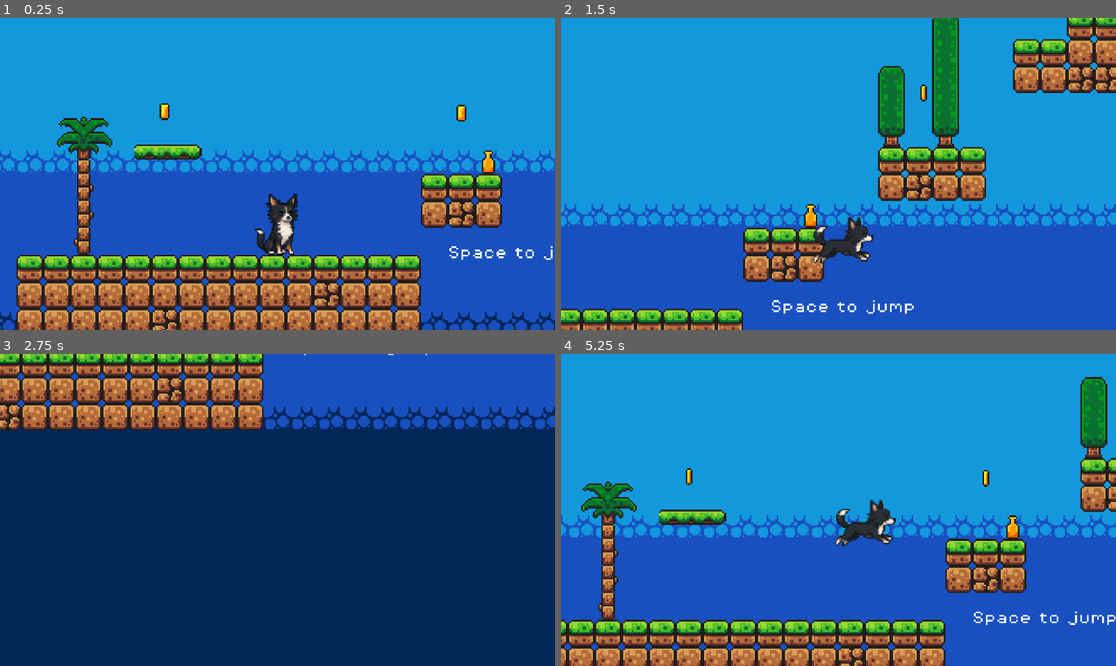
Above: before the commit, frames 1-4 (two rows, left to right).
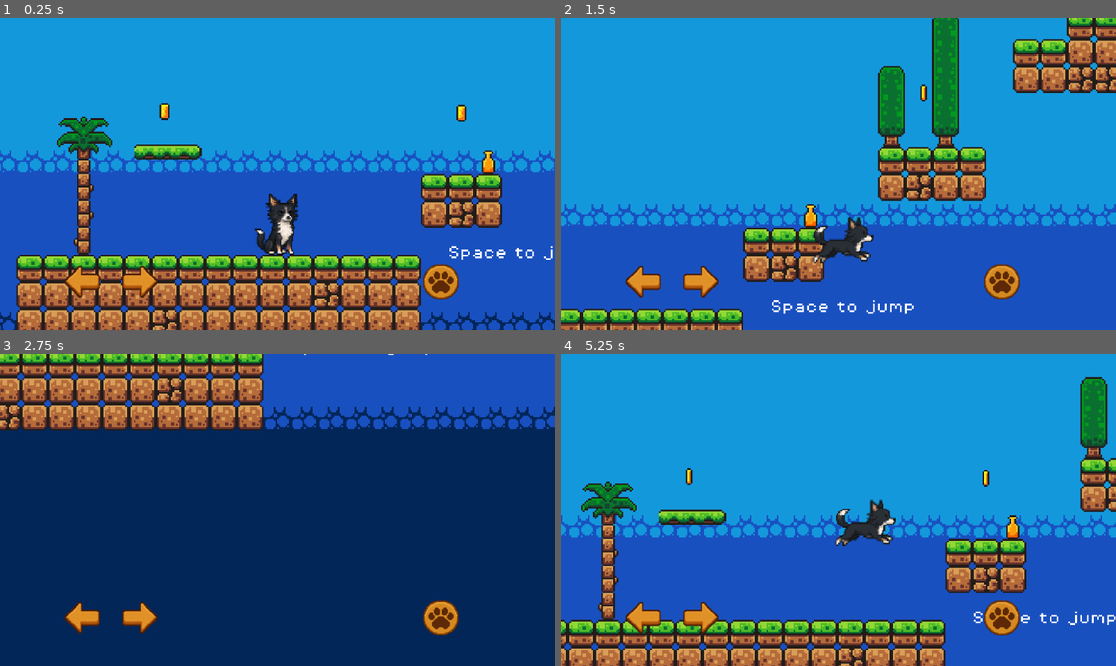
Above: after the commit, the same moments.

Repository: jvieirar/godot-basic-tuto
Game: Godot game, scene res://scenes/game.tscn
Same seed, same stepped clock (60 frames per second), same inputs: the game is played once before the commit and once after it.
Inputs (mouse positions are in pixels of both pictures, inside the frame that each line leads up to):
- Up to frame 1 (0.25 s): no input
- Up to frame 2 (1.5 s): move the mouse to (960, 158) at 0.52 s; hold Right (move_right) 0.53-1.25 s; tap Space (jump) at 0.6, 0.77, 1.07 s; click (960, 158) at 0.67 s; drag from (727, 189) to (960, 127) at 1.27 s
- Up to frame 3 (2.75 s): move the mouse to (333, 441) at 2.02 s; hold Left (move_left) from 2.03 s (still down); tap Space (jump) at 2.1 s; click (333, 441) at 2.17 s
- Up to frame 4 (5.25 s): release Left (move_left) at 2.75 s; drag from (810, 572) to (672, 463) at 2.77 s; move the mouse to (1005, 556) at 3.52 s; hold Right (move_right) 3.53-4.25 s; tap Space (jump) at 3.6, 3.77, 4.07, 5.1 s; click (1005, 556) at 3.67 s; drag from (672, 463) to (1054, 603) at 4.27 s; move the mouse to (866, 510) at 5.02 s; hold Right (move_right) from 5.03 s (still down); click (866, 510) at 5.17 s

The runs differ from the first frame. In frame 1, 1.3% of the frame differs, in the area x 11-83%, y 78-91%; in frame 2, 1.4%; in frame 3, 1.3%; in frame 4, 1.4%.

Commit message:
touch controls test

Diff:
--- a/project.godot
+++ b/project.godot
@@ -18,6 +18,10 @@
 [autoload]
 
 Music="*res://scenes/music.tscn"
+
+[editor_plugins]
+
+enabled=PackedStringArray("res://addons/virtual_joystick/plugin.cfg")
 
 [input]
 
@@ -41,6 +45,11 @@
 ]
 }
 
+[input_devices]
+
+pointing/emulate_touch_from_mouse=true
+pointing/emulate_mouse_from_touch=false
+
 [physics]
 
 common/physics_interpolation=true
--- a/scenes/coin.tscn
+++ b/scenes/coin.tscn
@@ -98,6 +98,45 @@
 
 [sub_resource type="CircleShape2D" id="CircleShape2D_ssuvv"]
 radius = 7.0
+
+[sub_resource type="Animation" id="Animation_d14el"]
+length = 0.001
+tracks/0/type = "value"
+tracks/0/imported = false
+tracks/0/enabled = true
+tracks/0/path = NodePath("AnimatedSprite2D:visible")
+tracks/0/interp = 1
+tracks/0/loop_wrap = true
+tracks/0/keys = {
+"times": PackedFloat32Array(0),
+"transitions": PackedFloat32Array(1),
+"update": 1,
+"values": [true]
+}
+tracks/1/type = "value"
+tracks/1/imported = false
+tracks/1/enabled = true
+tracks/1/path = NodePath("CollisionShape2D:disabled")
+tracks/1/interp = 1
+tracks/1/loop_wrap = true
+tracks/1/keys = {
+"times": PackedFloat32Array(0),
+"transitions": PackedFloat32Array(1),
+"update": 1,
+"values": [false]
+}
+tracks/2/type = "value"
+tracks/2/imported = false
+tracks/2/enabled = true
+tracks/2/path = NodePath("SoundPickup:playing")
+tracks/2/interp = 1
+tracks/2/loop_wrap = true
+tracks/2/keys = {
+"times": PackedFloat32Array(0),
+"transitions": PackedFloat32Array(1),
+"update": 1,
+"values": [false]
+}
 
 [sub_resource type="Animation" id="Animation_11l1o"]
 resource_name = "pickup"
@@ -152,45 +191,6 @@
 }]
 }
 
-[sub_resource type="Animation" id="Animation_d14el"]
-length = 0.001
-tracks/0/type = "value"
-tracks/0/imported = false
-tracks/0/enabled = true
-tracks/0/path = NodePath("AnimatedSprite2D:visible")
-tracks/0/interp = 1
-tracks/0/loop_wrap = true
-tracks/0/keys = {
-"times": PackedFloat32Array(0),
-"transitions": PackedFloat32Array(1),
-"update": 1,
-"values": [true]
-}
-tracks/1/type = "value"
-tracks/1/imported = false
-tracks/1/enabled = true
-tracks/1/path = NodePath("CollisionShape2D:disabled")
-tracks/1/interp = 1
-tracks/1/loop_wrap = true
-tracks/1/keys = {
-"times": PackedFloat32Array(0),
-"transitions": PackedFloat32Array(1),
-"update": 1,
-"values": [false]
-}
-tracks/2/type = "value"
-tracks/2/imported = false
-tracks/2/enabled = true
-tracks/2/path = NodePath("SoundPickup:playing")
-tracks/2/interp = 1
-tracks/2/loop_wrap = true
-tracks/2/keys = {
-"times": PackedFloat32Array(0),
-"transitions": PackedFloat32Array(1),
-"update": 1,
-"values": [false]
-}
-
 [sub_resource type="AnimationLibrary" id="AnimationLibrary_1ikuy"]
 _data = {
 &"RESET": SubResource("Animation_d14el"),
--- a/scenes/game.tscn
+++ b/scenes/game.tscn
@@ -9,6 +9,7 @@
 [ext_resource type="PackedScene" uid="uid://4xq1jcoo8cgp" path="res://scenes/enemy_slime.tscn" id="6_p57ef"]
 [ext_resource type="FontFile" uid="uid://btfqg87dnlw4l" path="res://assents/fonts/PixelOperator8.ttf" id="7_u5sy4"]
 [ext_resource type="FontFile" uid="uid://vfa0umqilg2" path="res://assents/fonts/PixelOperator8-Bold.ttf" id="9_0tnpc"]
+[ext_resource type="PackedScene" uid="uid://ocadb3abtapj" path="res://scenes/touch_controls.tscn" id="10_vtaks"]
 
 [sub_resource type="TileSetAtlasSource" id="TileSetAtlasSource_iywne"]
 texture = ExtResource("2_yqjtg")
@@ -526,3 +527,14 @@
 text = "You made it!
 "
 horizontal_alignment = 1
+
+[node name="Controls" type="Node" parent="."]
+
+[node name="Control" type="Control" parent="Controls"]
+z_index = 10
+layout_mode = 3
+anchors_preset = 0
+offset_right = 40.0
+offset_bottom = 40.0
+
+[node name="TouchControls" parent="Controls/Control" instance=ExtResource("10_vtaks")]
--- /dev/null
+++ b/scenes/touch_controls.tscn
@@ -0,0 +1,24 @@
+[gd_scene load_steps=4 format=3 uid="uid://ocadb3abtapj"]
+
+[ext_resource type="Texture2D" uid="uid://bxfb800nf40s2" path="res://assents/sprites/arrow_left.png" id="1_6e4pk"]
+[ext_resource type="Texture2D" uid="uid://cgx1q0y5grekk" path="res://assents/sprites/arrow_right.png" id="2_notdv"]
+[ext_resource type="Texture2D" uid="uid://b3hrrp762g74" path="res://assents/sprites/jump_icon.png" id="3_c1tq5"]
+
+[node name="TouchControls" type="CanvasLayer"]
+
+[node name="ButtonLeft" type="TouchScreenButton" parent="."]
+position = Vector2(123, 500)
+texture_normal = ExtResource("1_6e4pk")
+action = "move_left"
+
+[node name="ButtonRight" type="TouchScreenButton" parent="."]
+position = Vector2(242, 500)
+texture_normal = ExtResource("2_notdv")
+action = "move_right"
+
+[node name="ButtonJump" type="TouchScreenButton" parent="."]
+position = Vector2(867, 500)
+texture_normal = ExtResource("3_c1tq5")
+action = "jump"
+
+[node name="ButtonAction" type="TouchScreenButton" parent="."]
Not shown, added: addons/virtual_joystick/plugin.cfg
Not shown, added: addons/virtual_joystick/previews/CoverPreview.svg
Not shown, added: addons/virtual_joystick/previews/CoverPreview.svg.import
Not shown, added: addons/virtual_joystick/previews/Logo.svg
Not shown, added: addons/virtual_joystick/previews/Logo.svg.import
Binary file added: addons/virtual_joystick/previews/ShowcasePreview.png
Not shown, added: addons/virtual_joystick/previews/ShowcasePreview.png.import
Binary file added: addons/virtual_joystick/previews/joystick_icon.png
Not shown, added: addons/virtual_joystick/previews/joystick_icon.png.import
Not shown, added: addons/virtual_joystick/test/player.gd
Not shown, added: addons/virtual_joystick/test/player.gd.uid
Not shown, added: addons/virtual_joystick/test/test.tscn
(and 23 more such lines)
